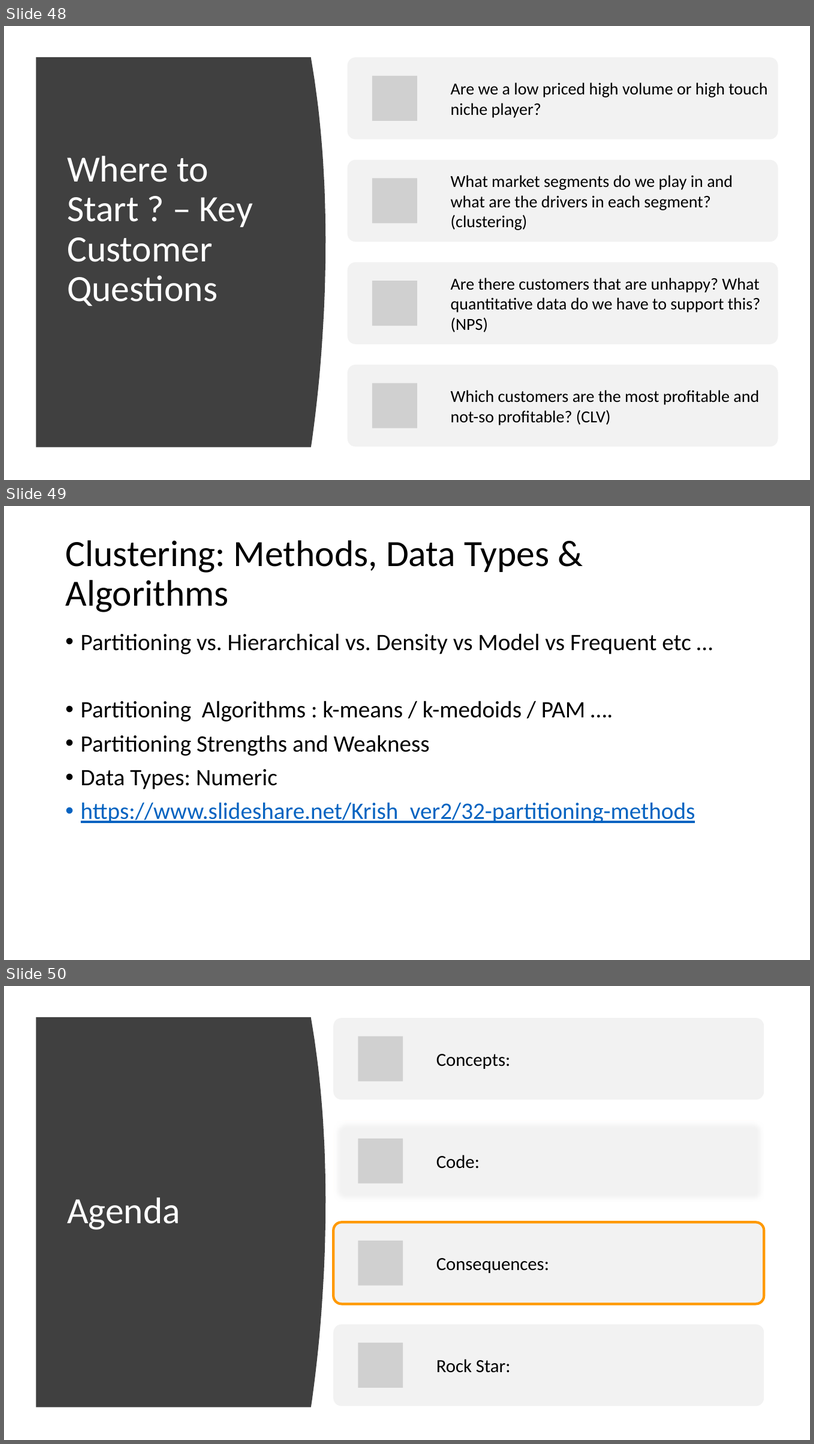
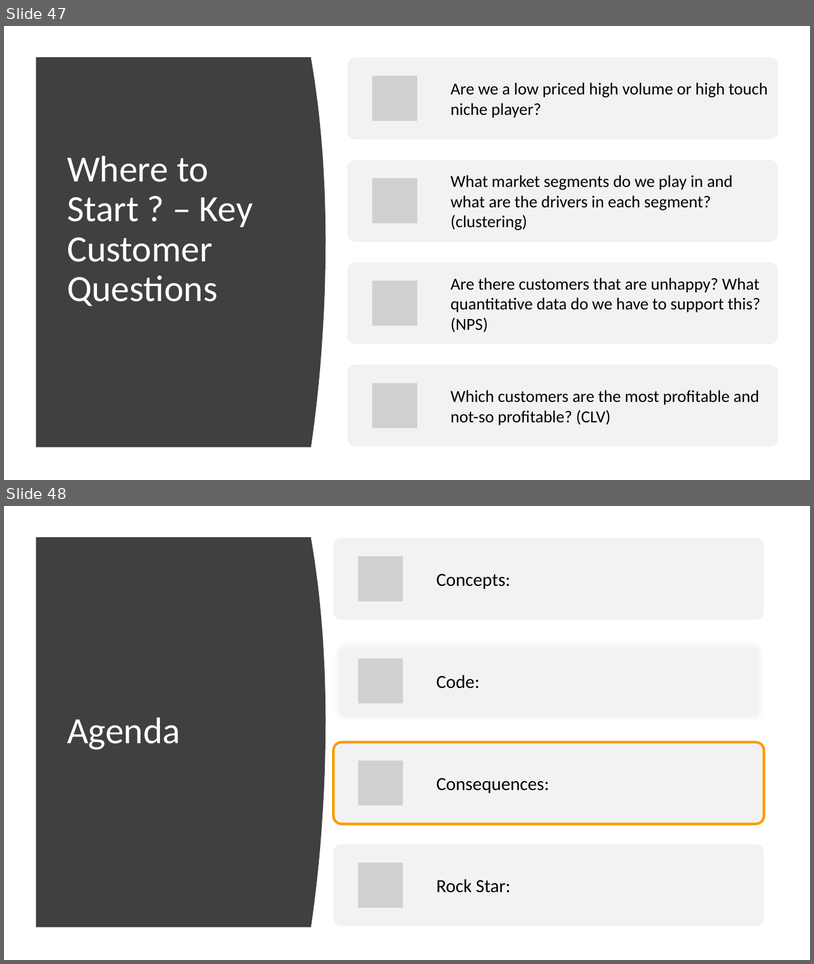
Before and after one commit to jayroy1/Nashville_Analytics_Summit, a slide deck: Introduction to Customer Analytics _8_9.pptx. Shown one above the other, each under a label of ours: slides 48, 49 and 50 before the commit, slides 47 and 48 after it. The pictures are 814x1444 and 814x964 pixels, drawn with LibreOffice and Linux fonts; fonts in the diff are those of the drawing; grey boxes stand for pictures. Boxes give left, top, right and bottom in pixels: in the first picture for what was removed or moved away, otherwise in the second. Text is boxed around its words. In the diff, an @@ line names an element or a change of style, - is before the commit and + after.

```diff
--- a/Introduction to Customer Analytics _8_9.pptx
+++ b/Introduction to Customer Analytics _8_9.pptx
@@ slide 49 removed at [4, 506, 810, 960], background #FFFFFF @@
@@ title removed at [65, 540, 549, 612] @@
-Clustering: Methods, Data Types & Algorithms
@@ text removed at [81, 633, 696, 823] @@
-• Partitioning vs. Hierarchical vs. Density vs Model vs Frequent etc …
-• Partitioning Algorithms : k-means / k-medoids / PAM ….
-• Partitioning Strengths and Weakness
-• Data Types: Numeric
-• https://www.slideshare.net/Krish_ver2/32-partitioning-methods
@@ what was slide 48 is now slide 47 @@
@@ what was slide 50 is now slide 48 @@
```
Also in this commit, not shown: 1 slide changed, 1 other slide removed.
